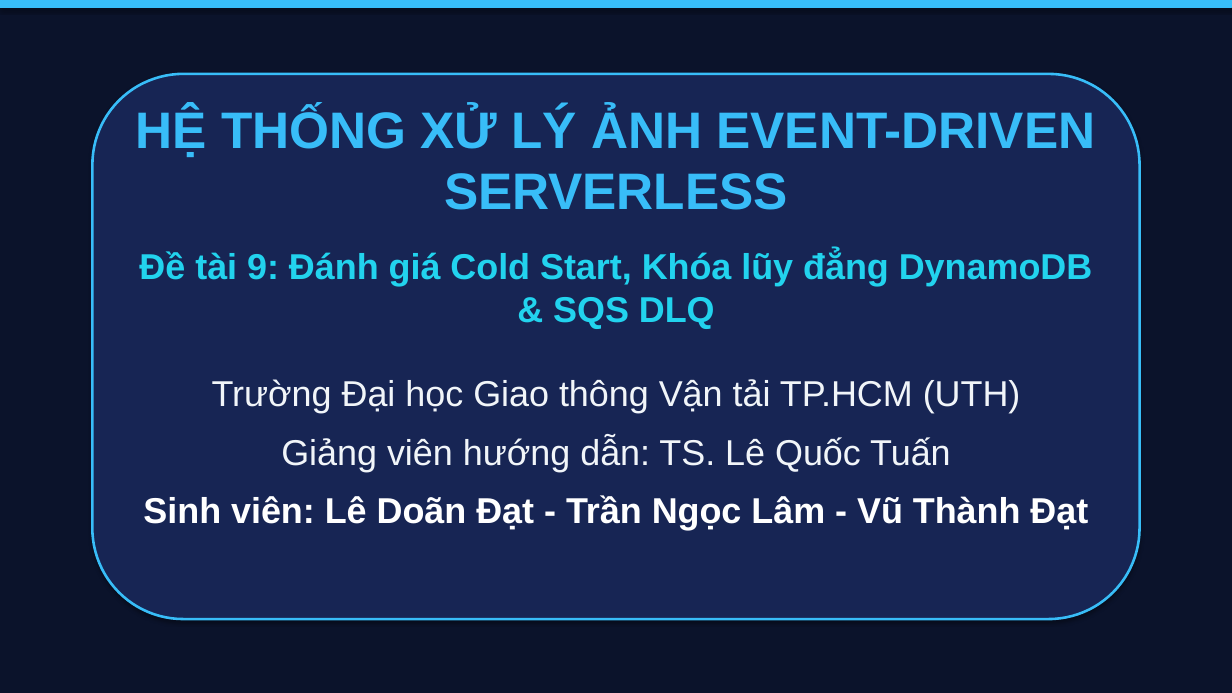
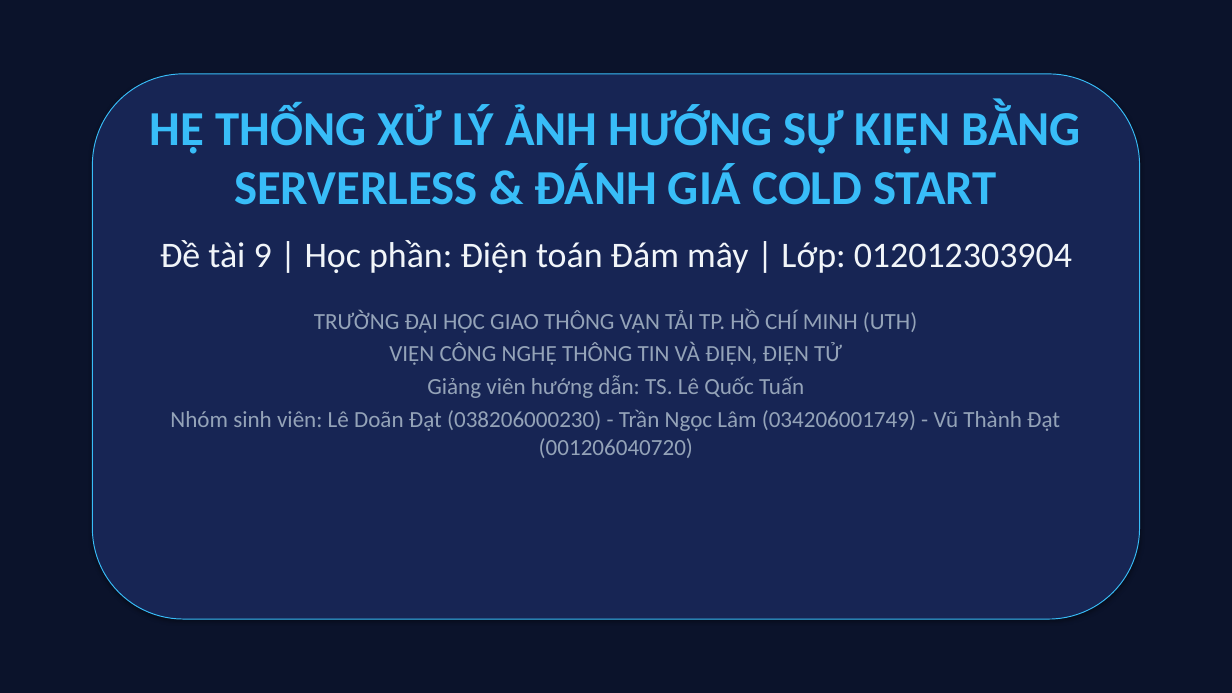
Before and after one commit to datdanghoccode/DTDM_XuLyAnh_Serverless, a slide deck: slide 1 of docs/DTDM_ThuyetTrinh_DeTai9.pptx. Drawn at 1232x693 pixels with LibreOffice and Linux fonts; fonts in the diff are those of the drawing. Boxes give left, top, right and bottom in pixels: in the first picture for what was removed or moved away, otherwise in the second. Text is boxed around its words. In the diff, an @@ line names an element or a change of style, - is before the commit and + after.

Commit message:
docs: cap nhat 24 slide thuyet trinh 3 thanh vien va bieu do minh chung

```diff
--- a/docs/DTDM_ThuyetTrinh_DeTai9.pptx
+++ b/docs/DTDM_ThuyetTrinh_DeTai9.pptx
@@ rectangle removed at bbox=[0, 0, 1232, 7] @@
@@ rounded rectangle at bbox=[92, 74, 1140, 619]: outline #38BDF8 2 pt to #38BDF8 0.75 pt @@
@@ text at bbox=[150, 105, 1081, 365]: text changed; size 28 to 18 pt; font Arial to Calibri; text colour #22D3EE to #94A3B8; bold off @@
-HỆ THỐNG XỬ LÝ ẢNH EVENT-DRIVEN SERVERLESS
-Đề tài 9: Đánh giá Cold Start, Khóa lũy đẳng DynamoDB & SQS DLQ
-Trường Đại học Giao thông Vận tải TP.HCM (UTH)
+HỆ THỐNG XỬ LÝ ẢNH HƯỚNG SỰ KIỆN BẰNG SERVERLESS & ĐÁNH GIÁ COLD START
+Đề tài 9 | Học phần: Điện toán Đám mây | Lớp: 012012303904
+TRƯỜNG ĐẠI HỌC GIAO THÔNG VẬN TẢI TP. HỒ CHÍ MINH (UTH)
+VIỆN CÔNG NGHỆ THÔNG TIN VÀ ĐIỆN, ĐIỆN TỬ
@@ text at bbox=[427, 375, 804, 398]: size 28 to 18 pt, font Arial to Calibri, text colour #F1F5F9 to #94A3B8 in "Giảng viên hướng dẫn: TS. Lê Quốc ..."; less space between paragraphs @@
@@ text at bbox=[170, 410, 1060, 458]: text changed; size 28 to 18 pt; font Arial to Calibri; text colour #FFFFFF to #94A3B8; bold off @@
-Sinh viên: Lê Doãn Đạt - Trần Ngọc Lâm - Vũ Thành Đạt
+Nhóm sinh viên: Lê Doãn Đạt (038206000230) - Trần Ngọc Lâm (034206001749) - Vũ Thành Đạt (001206040720)
```
Also in this commit, not shown: 2 other slides changed, 21 slides added, 11 slides removed, 4 other files.
